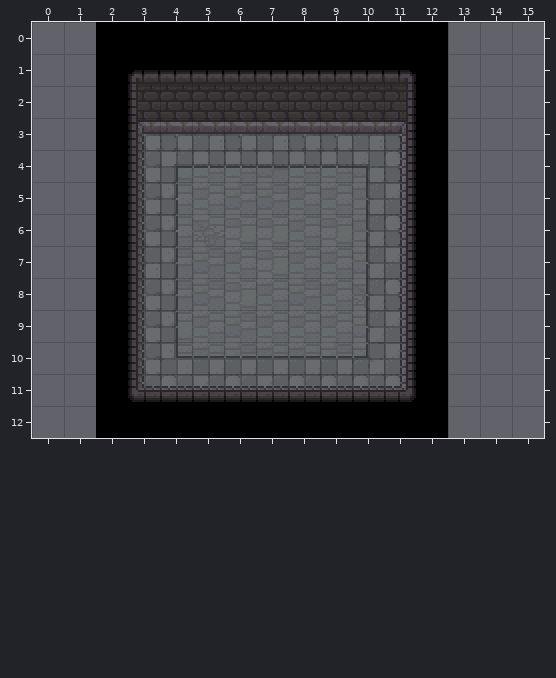
Tiled map (JSON), stored at assets/maps/map-shop-1.tmj. The picture above is the old version.
Cells are 16x16 px. Shown: x 0..15, y 0..12. The old version is drawn lined up with the new one.
After the commit:
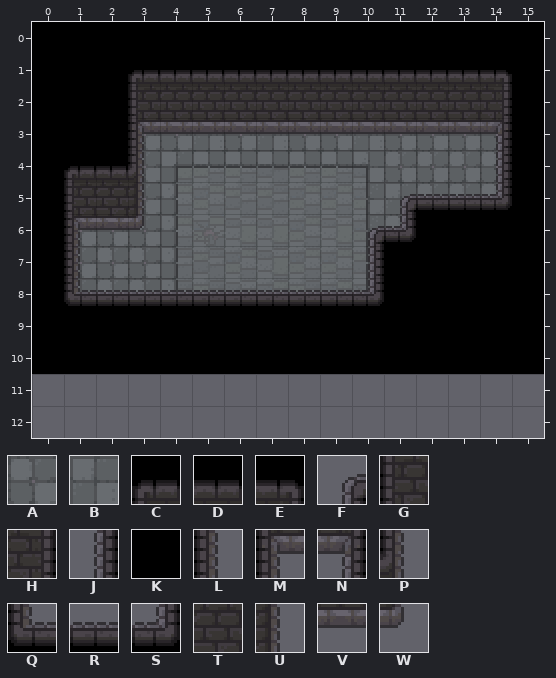
Key: from "floor1": A 34, B 96; from "walls1": C 0, D 1, E 2, F 3, G 32, H 34, J 35, K 36, L 37, M 64, N 66, P 69, Q 96, R 97, S 98, T 100, U 101, V 132, W 133.
_ is an empty cell, # one hidden under a higher layer.
Tiles of an added or newly shown layer are drawn over the layers below it.
From the commit log: shop room renders shop
Edits made:
{"change": "map size 11x13 -> 16x11 cells (old content now starts at 2,0; both pictures use the new coordinates)"}
{"where": "layer \"floor-lower\""}
{"y":11,"x":2,"old":"##########","new":"__________"}
{"where": "layer \"floor-upper\""}
{"y":3,"x":12,"old":"___","new":"AAA"}
{"y":4,"x":12,"old":"___","new":"AAA"}
{"y":5,"x":12,"old":"___","new":"AAA"}
{"y":6,"x":1,"old":"__","new":"AA"}
{"y":7,"x":1,"old":"__B","new":"AAA"}
{"y":8,"x":1,"old":"__","new":"AA"}
{"y":11,"x":3,"old":"AABABAAAA","new":"_________"}
{"where": "layer \"walls-lower\""}
{"y":0,"x":0,"old":"__","new":"KK"}
{"y":0,"x":13,"old":"___","new":"KKK"}
{"y":1,"x":0,"old":"__","new":"KK"}
{"y":1,"x":11,"old":"EK___","new":"DDDEK"}
{"y":2,"x":0,"old":"__","new":"KK"}
{"y":2,"x":11,"old":"HK___","new":"TTTHK"}
{"y":3,"x":0,"old":"__","new":"KK"}
{"y":3,"x":11,"old":"NK___","new":"VVVNK"}
{"y":4,"x":0,"old":"__KL","new":"KCDP"}
{"y":4,"x":11,"old":"JK","new":"__"}
{"y":4,"x":14,"old":"__","new":"JK"}
{"y":5,"x":0,"old":"__KL","new":"KGTU"}
{"y":5,"x":11,"old":"JK___","new":"FRRSK"}
{"y":6,"x":0,"old":"__KL","new":"KMVW"}
{"y":6,"x":11,"old":"J","new":"S"}
{"y":6,"x":13,"old":"___","new":"KKK"}
{"y":7,"x":0,"old":"__KL","new":"KL__"}
{"y":7,"x":10,"old":"_J","new":"JK"}
{"y":7,"x":13,"old":"___","new":"KKK"}
{"y":8,"x":0,"old":"__KL_______J","new":"KQRRRRRRRRSK"}
{"y":8,"x":13,"old":"___","new":"KKK"}
{"y":9,"x":0,"old":"__","new":"KK"}
{"y":9,"x":3,"old":"L_______J","new":"KKKKKKKKK"}
{"y":9,"x":13,"old":"___","new":"KKK"}
{"y":10,"x":0,"old":"__","new":"KK"}
{"y":10,"x":3,"old":"L_______J","new":"KKKKKKKKK"}
{"y":10,"x":13,"old":"___","new":"KKK"}
{"y":11,"x":2,"old":"KQRRRRRRRSK","new":"___________"}
{"y":12,"x":2,"old":"KKKKKKKKKKK","new":"___________"}
{"where": "layer \"walls-upper\" (added)"}
{"y":6,"x":10,"old":"_","new":"F"}
